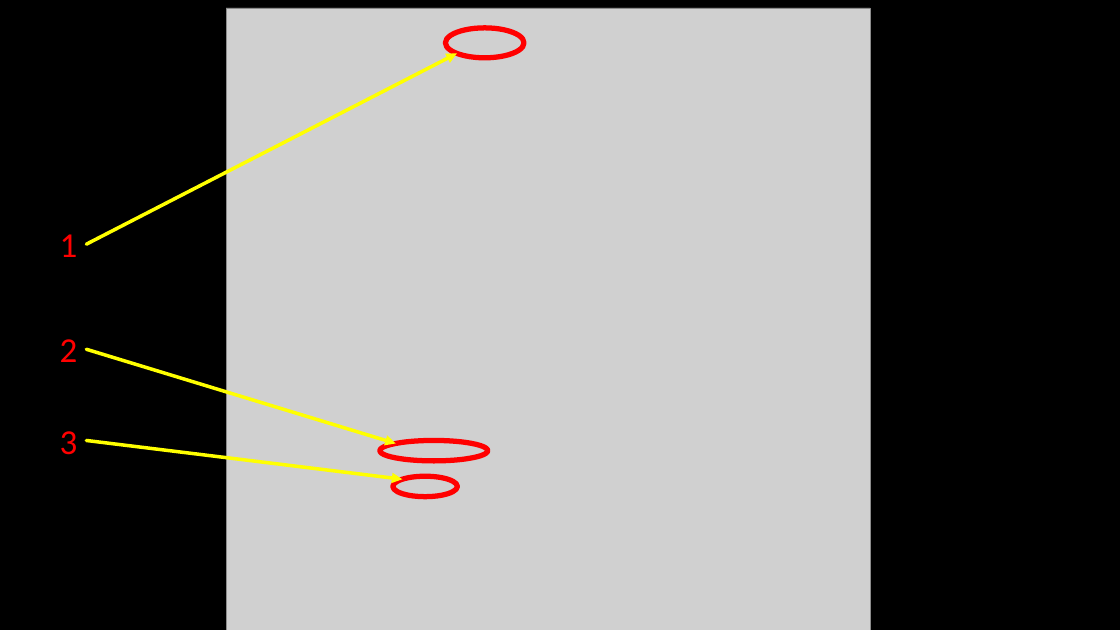
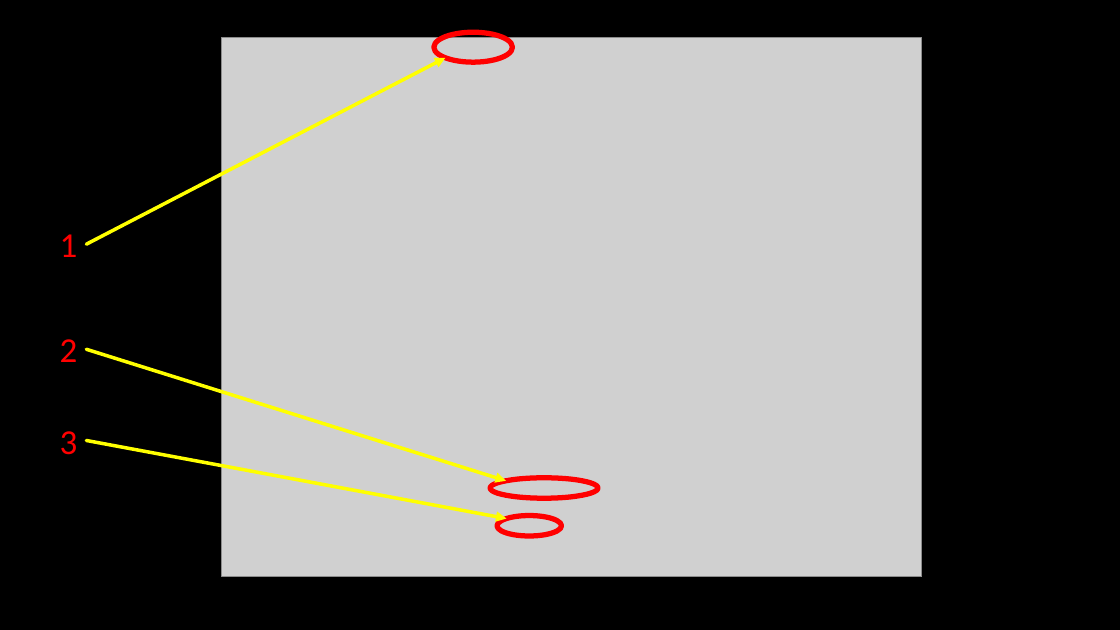
Before and after one commit to CNOCycle/cpp_tutorial, a slide deck: slide 6 of lab01/00-lab01.pptx. Drawn at 1120x630 pixels with LibreOffice and Linux fonts; fonts in the diff are those of the drawing; grey boxes stand for pictures; background and template pictures are left out. Boxes give left, top, right and bottom in pixels: in the first picture for what was removed or moved away, otherwise in the second. Text is boxed around its words. In the diff, an @@ line names an element or a change of style, - is before the commit and + after.

```diff
--- a/lab01/00-lab01.pptx
+++ b/lab01/00-lab01.pptx
@@ arrow moved from (87, 245) - (457, 54) to (87, 245) - (445, 58) @@
@@ picture: place and size @@
-picture at [226, 8, 870, 630]
+picture at [222, 38, 923, 577]
@@ ellipse: place and size @@
-ellipse at [445, 28, 524, 58]
+ellipse at [434, 32, 513, 62]
@@ arrow moved from (87, 350) - (396, 444) to (87, 350) - (506, 481) @@
@@ arrow moved from (87, 440) - (402, 480) to (87, 440) - (507, 518) @@
@@ ellipse: place and size @@
-ellipse at [380, 440, 487, 460]
+ellipse at [490, 478, 597, 498]
@@ ellipse: place and size @@
-ellipse at [393, 476, 458, 497]
+ellipse at [497, 516, 562, 536]
```
Also in this commit, not shown: 8 other slides changed, 3 slides added.
